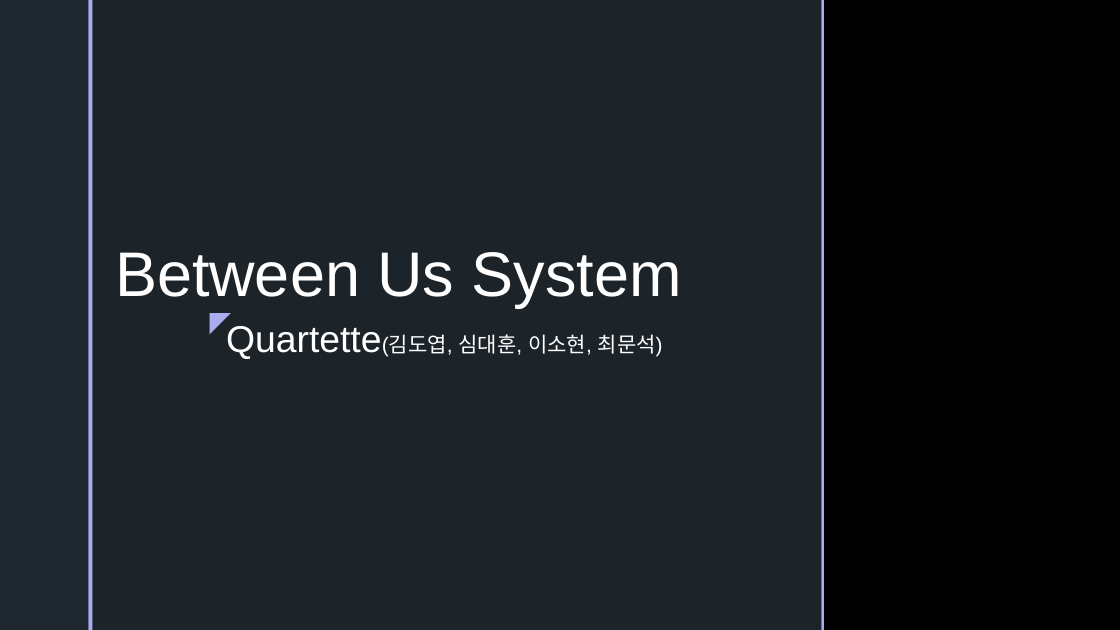
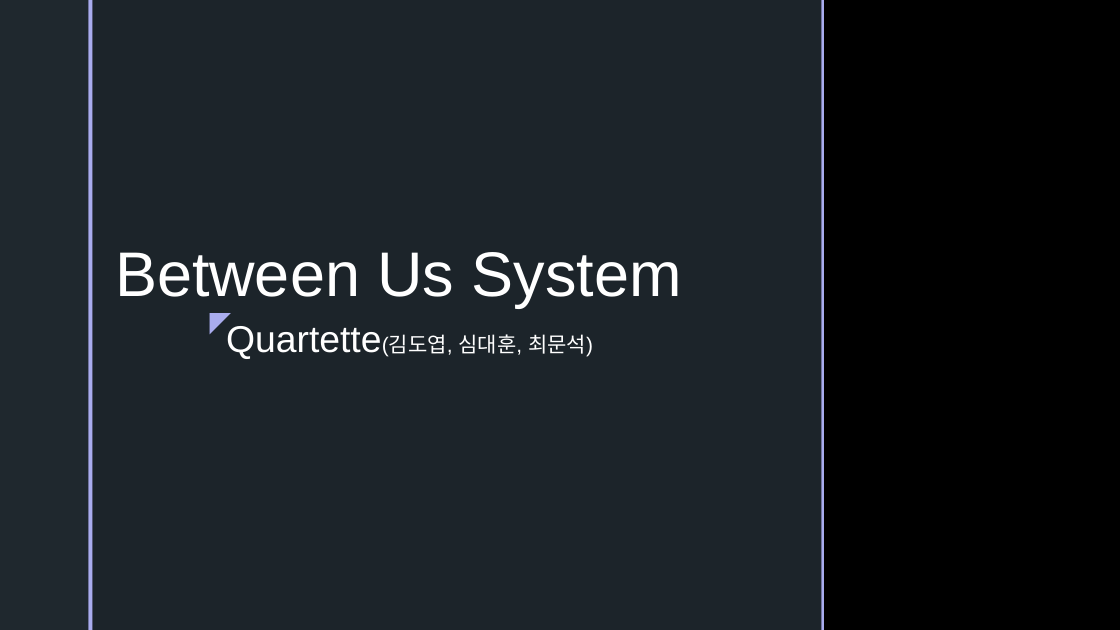
Before and after one commit to ColossusCMS/Team-Project, a slide deck: slide 1 of 보고서 폴더/제출용.pptx. Drawn at 1120x630 pixels with LibreOffice and Linux fonts; fonts in the diff are those of the drawing; background and template pictures are left out. Boxes give left, top, right and bottom in pixels: in the first picture for what was removed or moved away, otherwise in the second. Text is boxed around its words. In the diff, an @@ line names an element or a change of style, - is before the commit and + after.

```diff
--- a/보고서 폴더/제출용.pptx
+++ b/보고서 폴더/제출용.pptx
@@ text at (226, 326, 593, 359): text changed @@
-Quartette(김도엽, 심대훈, 이소현, 최문석)
+Quartette(김도엽, 심대훈, 최문석)
```
Also in this commit, not shown: 2 other slides changed.
